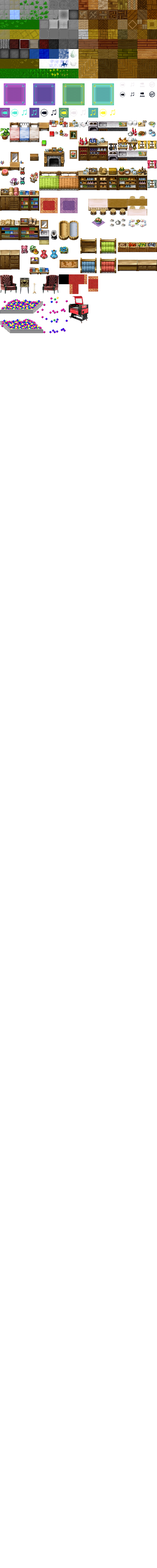
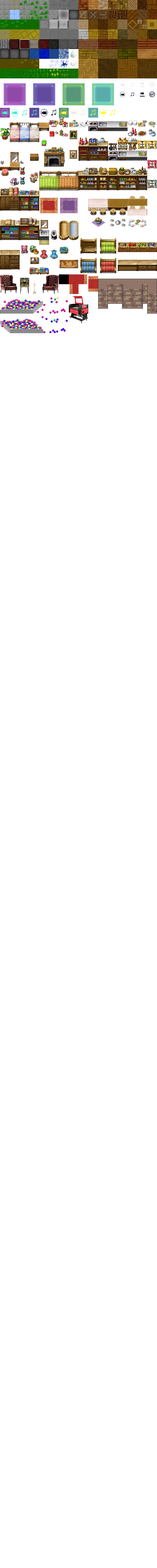
Revision of a layered (157, 1568) image; what changed, layer by layer:
painted on "Background" over [98,278,157,314]
